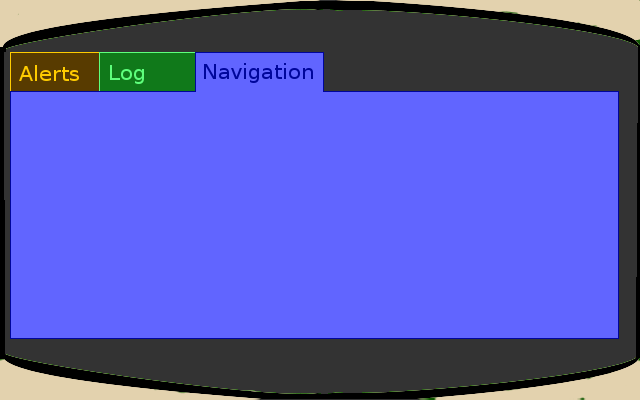
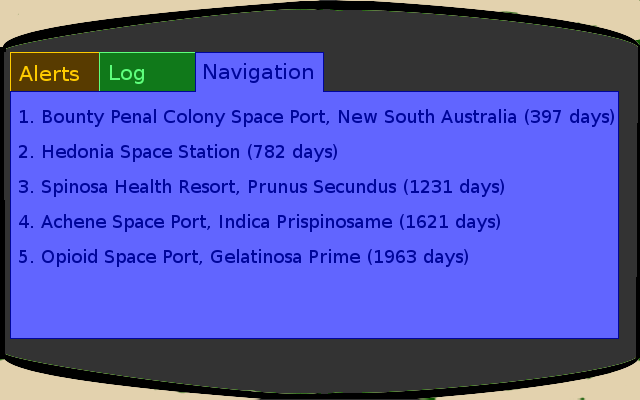
Revision of a layered 640 x 400 image; what changed, layer by layer:
added layer "1. Bounty Penal Colony Space P..." above "Background" over [19, 109, 614, 267]
